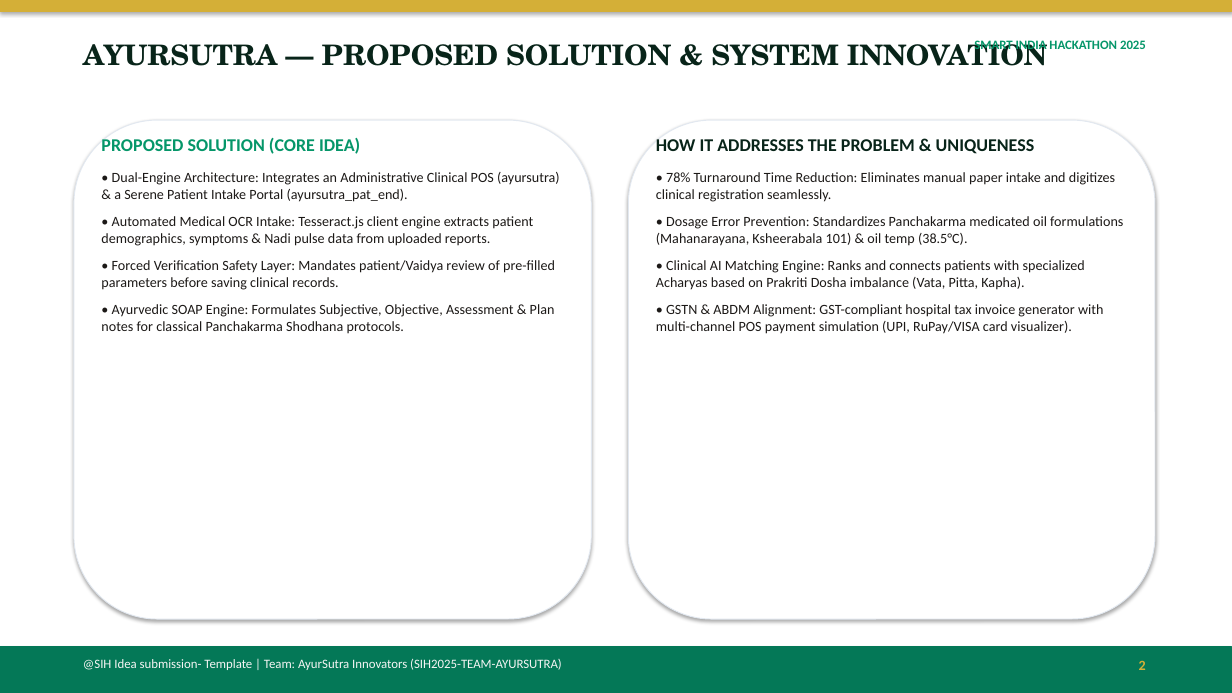
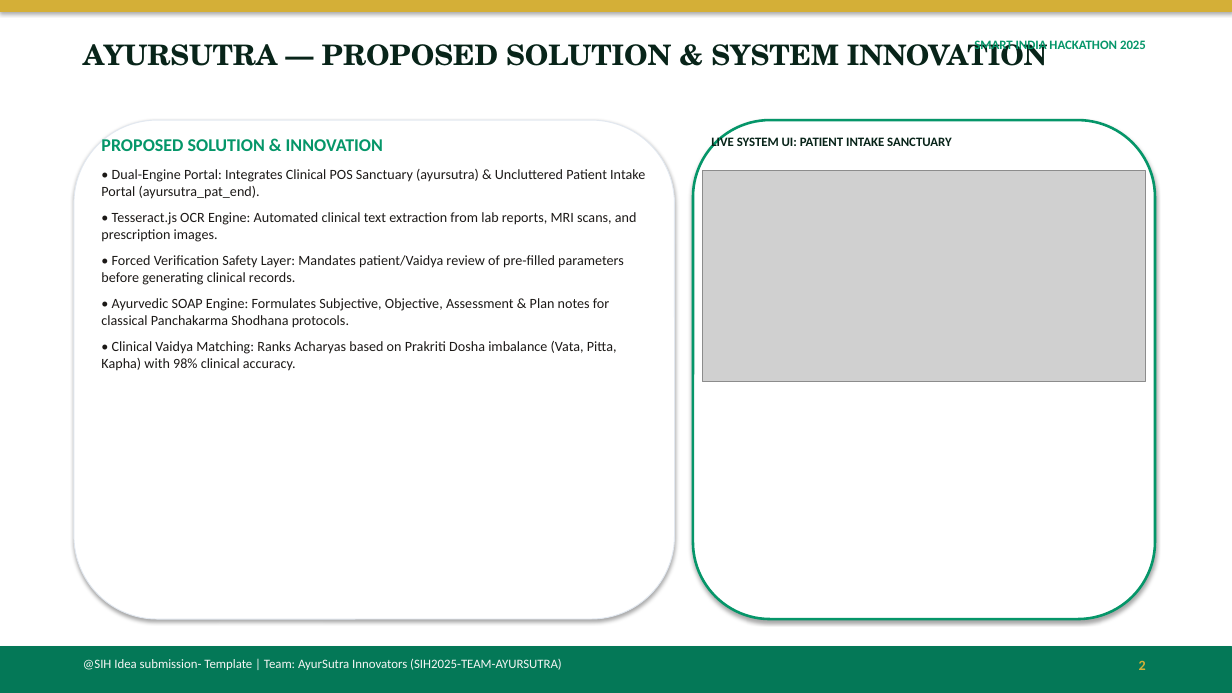
Before and after one commit to 2025ucp1468-Mayank/SIH_PROJECT, a slide deck: slide 2 of SIH_ppt.ppt. Drawn at 1232x693 pixels with LibreOffice and Linux fonts; fonts in the diff are those of the drawing; grey boxes stand for pictures. Boxes give left, top, right and bottom in pixels: in the first picture for what was removed or moved away, otherwise in the second. Text is boxed around its words. In the diff, an @@ line names an element or a change of style, - is before the commit and + after.

Commit message:
Add SIH_ppt_final.pptx with high-res UI screenshots embedded on Slides 1 to 5

```diff
--- a/SIH_ppt.ppt
+++ b/SIH_ppt.ppt
@@ rounded rectangle: place and size @@
-rounded rectangle at <box>74,120,592,619</box>
+rounded rectangle at <box>74,120,675,619</box>
@@ text at <box>101,139,645,285</box>: text changed @@
-PROPOSED SOLUTION (CORE IDEA)
-• Dual-Engine Architecture: Integrates an Administrative Clinical POS (ayursutra) & a Serene Patient Intake Portal (ayursutra_pat_end).
-• Automated Medical OCR Intake: Tesseract.js client engine extracts patient demographics, symptoms & Nadi pulse data from uploaded reports.
-• Forced Verification Safety Layer: Mandates patient/Vaidya review of pre-filled parameters before saving clinical records.
+PROPOSED SOLUTION & INNOVATION
+• Dual-Engine Portal: Integrates Clinical POS Sanctuary (ayursutra) & Uncluttered Patient Intake Portal (ayursutra_pat_end).
+• Tesseract.js OCR Engine: Automated clinical text extraction from lab reports, MRI scans, and prescription images.
+• Forced Verification Safety Layer: Mandates patient/Vaidya review of pre-filled parameters before generating clinical records.
@@ text removed at <box>656,139,1123,334</box> @@
-HOW IT ADDRESSES THE PROBLEM & UNIQUENESS
-• 78% Turnaround Time Reduction: Eliminates manual paper intake and digitizes clinical registration seamlessly.
-• Dosage Error Prevention: Standardizes Panchakarma medicated oil formulations (Mahanarayana, Ksheerabala 101) & oil temp (38.5°C).
-• Clinical AI Matching Engine: Ranks and connects patients with specialized Acharyas based on Prakriti Dosha imbalance (Vata, Pitta, Kapha).
-• GSTN & ABDM Alignment: GST-compliant hospital tax invoice generator with multi-channel POS payment simulation (UPI, RuPay/VISA card visualizer).
@@ rounded rectangle: place and size @@
-rounded rectangle at <box>628,120,1155,619</box>
+rounded rectangle at <box>693,120,1155,619</box>
@@ rounded rectangle at <box>693,120,1155,619</box>: outline #E2E8F0 0.75 pt to #059669 2 pt @@
@@ text added at <box>711,135,952,150</box>, 10 pt, text #082419, bold @@
+LIVE SYSTEM UI: PATIENT INTAKE SANCTUARY
@@ picture added at <box>702,171,1146,382</box> @@
@@ text at <box>101,298,609,328</box>: less space between paragraphs @@
@@ text at <box>101,341,617,371</box>: paragraph added @@
+• Clinical Vaidya Matching: Ranks Acharyas based on Prakriti Dosha imbalance (Vata, Pitta, Kapha) with 98% clinical accuracy.
```
Also in this commit, not shown: 5 other slides changed, 5 other files.
